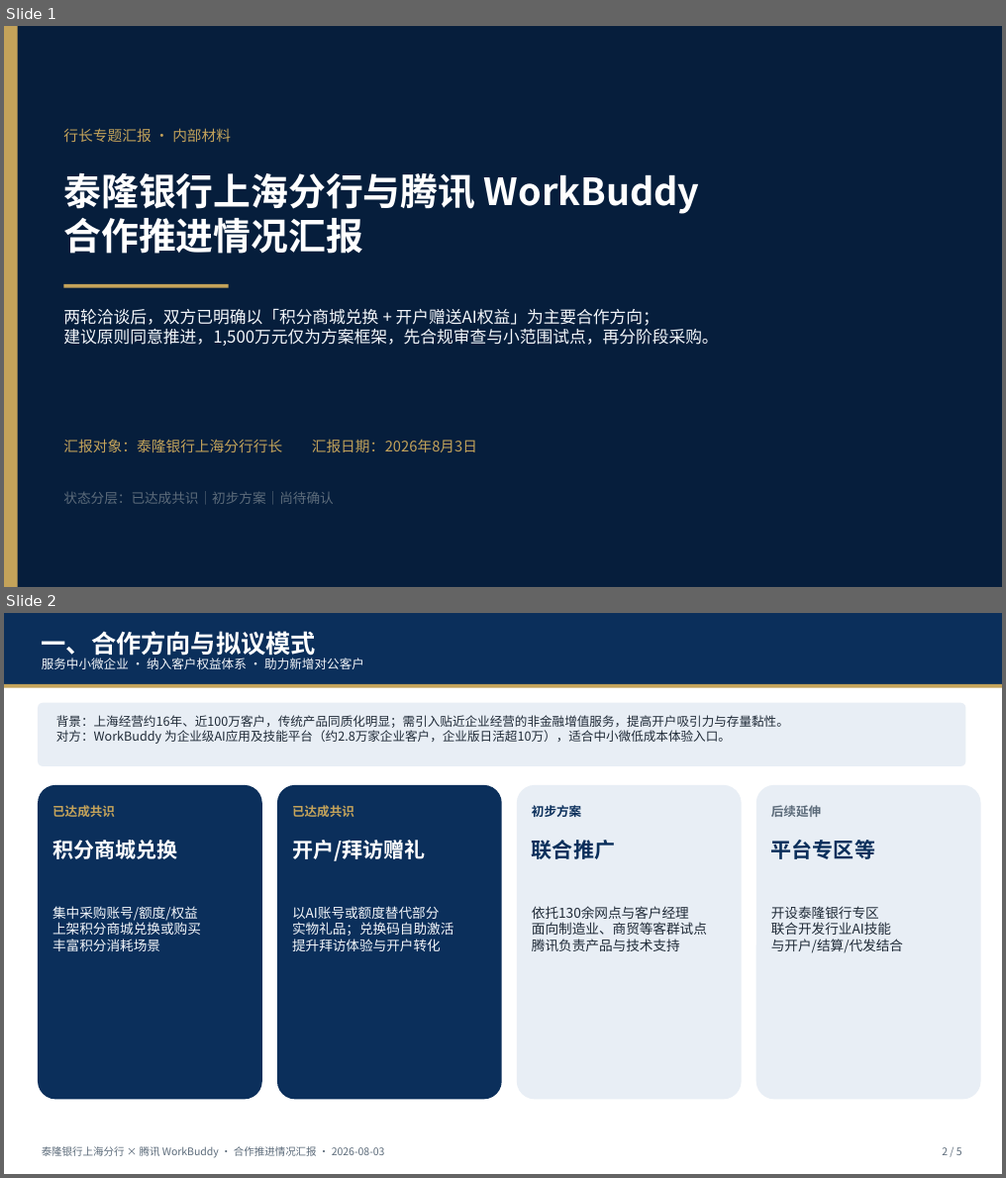
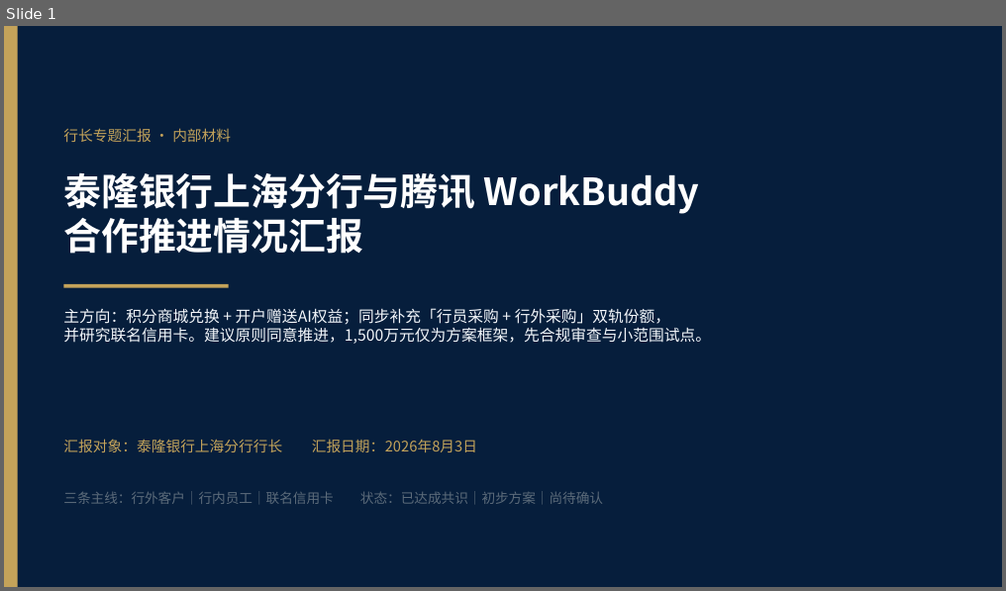
Before and after one commit to hujigang2010-maker/AIDEN, a slide deck: deliverables/泰隆银行上海分行与腾讯WorkBuddy合作推进情况汇报_20260803.pptx. Shown one above the other, each under a label of ours: slides 1 and 2 before the commit, slide 1 after it. The pictures are 1006x1178 and 1006x591 pixels, drawn with LibreOffice and Linux fonts; fonts in the diff are those of the drawing. Boxes give left, top, right and bottom in pixels: in the first picture for what was removed or moved away, otherwise in the second. Text is boxed around its words. In the diff, an @@ line names an element or a change of style, - is before the commit and + after.

```diff
--- a/deliverables/泰隆银行上海分行与腾讯WorkBuddy合作推进情况汇报_20260803.pptx
+++ b/deliverables/泰隆银行上海分行与腾讯WorkBuddy合作推进情况汇报_20260803.pptx
@@ slide 2 removed at [4, 613, 1002, 1174], background #FFFFFF @@
@@ rectangle removed at [4, 613, 1002, 684] @@
@@ text removed at [42, 631, 316, 660] @@
-一、合作方向与拟议模式
@@ text removed at [42, 658, 364, 669] @@
-服务中小微企业 · 纳入客户权益体系 · 助力新增对公客户
@@ rectangle removed at [4, 684, 1002, 688] @@
@@ rounded rectangle removed at [38, 703, 966, 766] @@
@@ text removed at [56, 715, 789, 744] @@
-背景：上海经营约16年、近100万客户，传统产品同质化明显；需引入贴近企业经营的非金融增值服务，提高开户吸引力与存量黏性。
-对方：WorkBuddy 为企业级AI应用及技能平台（约2.8万家企业客户，企业版日活超10万），适合中小微低成本体验入口。
@@ rounded rectangle removed at [38, 785, 262, 1100] @@
@@ rounded rectangle removed at [277, 785, 502, 1100] @@
@@ rounded rectangle removed at [517, 785, 742, 1100] @@
@@ rounded rectangle removed at [756, 785, 981, 1100] @@
@@ text removed at [53, 805, 115, 817] @@
-已达成共识
@@ text removed at [292, 805, 354, 817] @@
-已达成共识
@@ text removed at [532, 805, 581, 817] @@
-初步方案
@@ text removed at [771, 805, 821, 817] @@
-后续延伸
@@ text removed at [53, 840, 177, 860] @@
-积分商城兑换
@@ text removed at [292, 840, 425, 861] @@
-开户/拜访赠礼
@@ text removed at [532, 840, 615, 860] @@
-联合推广
@@ text removed at [771, 840, 875, 860] @@
-平台专区等
@@ text removed at [53, 906, 201, 952] @@
-集中采购账号/额度/权益
-上架积分商城兑换或购买
-丰富积分消耗场景
@@ text removed at [292, 906, 453, 952] @@
-以AI账号或额度替代部分
-实物礼品；兑换码自助激活
-提升拜访体验与开户转化
@@ text removed at [532, 906, 707, 952] @@
-依托130余网点与客户经理
-面向制造业、商贸等客群试点
-腾讯负责产品与技术支持
@@ text removed at [771, 906, 903, 954] @@
-开设泰隆银行专区
-联合开发行业AI技能
-与开户/结算/代发结合
@@ text removed at [42, 1147, 385, 1158] @@
-泰隆银行上海分行 × 腾讯 WorkBuddy · 合作推进情况汇报 · 2026-08-03
@@ text removed at [942, 1148, 962, 1156] @@
-2 / 5
@@ slide 1 changed as well @@
@@ text at [63, 308, 711, 344]: text changed; size 16 to 15 pt @@
-两轮洽谈后，双方已明确以「积分商城兑换 + 开户赠送AI权益」为主要合作方向；
-建议原则同意推进，1,500万元仅为方案框架，先合规审查与小范围试点，再分阶段采购。
+主方向：积分商城兑换 + 开户赠送AI权益；同步补充「行员采购 + 行外采购」双轨份额，
+并研究联名信用卡。建议原则同意推进，1,500万元仅为方案框架，先合规审查与小范围试点。
@@ text at [63, 491, 603, 504]: text changed @@
-状态分层：已达成共识｜初步方案｜尚待确认
+三条主线：行外客户｜行内员工｜联名信用卡 状态：已达成共识｜初步方案｜尚待确认
```
Also in this commit, not shown: 3 other slides changed, 1 slide added, 4 other files.
